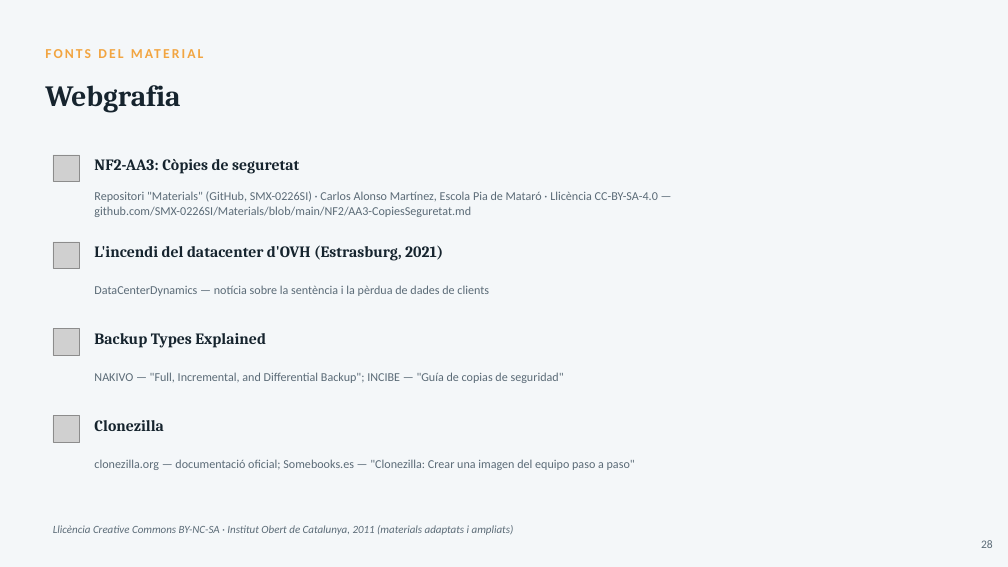
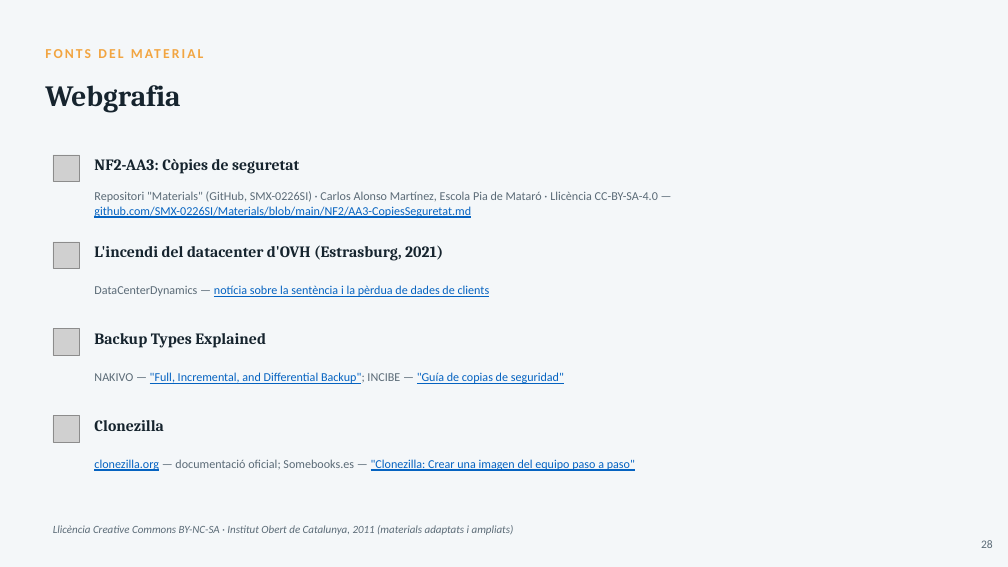
Before and after one commit to joansanchezescudero/SMX_0226_Seguretat_Informatica, a slide deck: slide 28 of RA2 - Emmagatzematge i copies de seguretat/AA3 - Copies de seguretat/RA2_AA3_Copies_de_seguretat.pptx. Drawn at 1008x567 pixels with LibreOffice and Linux fonts; fonts in the diff are those of the drawing; grey boxes stand for pictures. Boxes give left, top, right and bottom in pixels: in the first picture for what was removed or moved away, otherwise in the second. Text is boxed around its words. In the diff, an @@ line names an element or a change of style, - is before the commit and + after.

```diff
--- a/RA2 - Emmagatzematge i copies de seguretat/AA3 - Copies de seguretat/RA2_AA3_Copies_de_seguretat.pptx
+++ b/RA2 - Emmagatzematge i copies de seguretat/AA3 - Copies de seguretat/RA2_AA3_Copies_de_seguretat.pptx
@@ text "Repositori "Materials" (GitHub, SMX-0226SI) · ..." at (94,191,658,218): text colour #5B6B77 to #0563C1, underline on in "github.com/SMX-0226SI/Materials/blob/main/NF2/AA3-CopiesSegu ..." @@
@@ text "DataCenterDynamics — notícia sobre la ..." at (94,285,490,297): text colour #5B6B77 to #0563C1, underline on in "notícia sobre la sentència i la pèrdua ..." @@
@@ text "NAKIVO — "Full, Incremental, and ..." at (94,372,564,384): text colour #5B6B77 to #0563C1, underline on in ""Full, Incremental, and Differential Backup"; "Guía de ..." @@
@@ text "clonezilla.org — documentació oficial; Somebooks.es ..." at (94,459,635,471): text colour #5B6B77 to #0563C1, underline on in "clonezilla.org "Clonezilla: Crear una imagen del equipo ..." @@
```
Also in this commit, not shown: 3 other slides changed, 18 other files.
